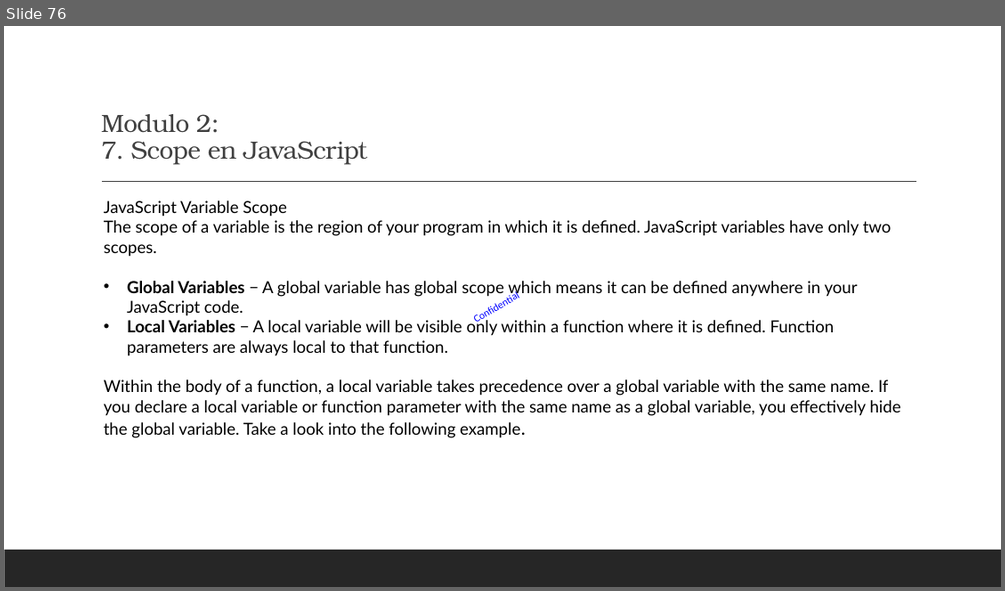
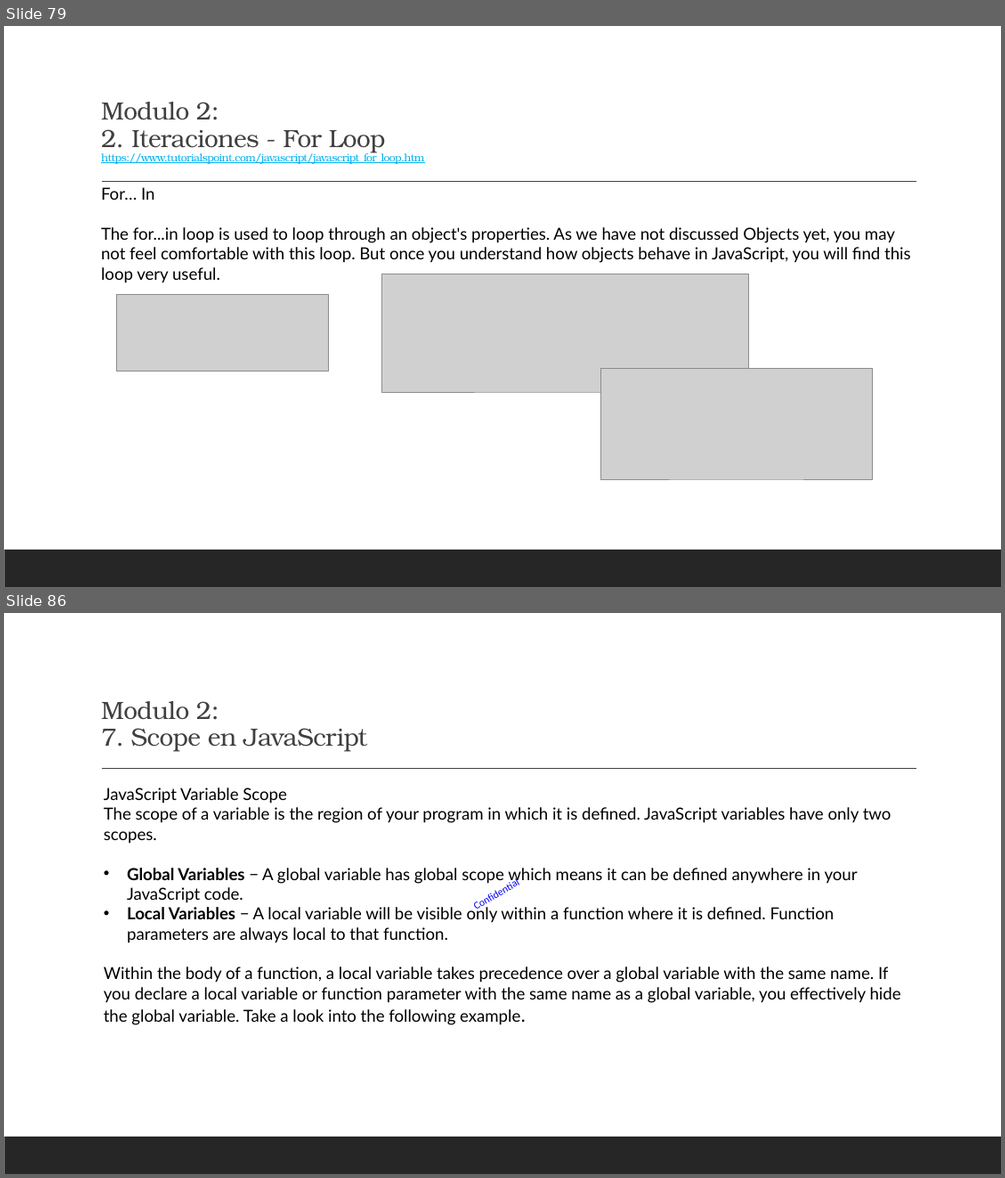
Before and after one commit to elinformatico/curso-javascript-basico, a slide deck: Javascript by Noe Hernandez.pptx. Shown one above the other, each under a label of ours: slide 76 before the commit, slides 79 and 86 after it; the slides between them are not shown. The pictures are 1005x591 and 1005x1178 pixels, drawn with LibreOffice and Linux fonts; fonts in the diff are those of the drawing; grey boxes stand for pictures. Boxes give left, top, right and bottom in pixels: in the first picture for what was removed or moved away, otherwise in the second. Text is boxed around its words. In the diff, an @@ line names an element or a change of style, - is before the commit and + after.

Commit message:
docs: Agregando presentacion JavaScript

```diff
--- a/Javascript by Noe Hernandez.pptx
+++ b/Javascript by Noe Hernandez.pptx
@@ slide 79 added at <box>4,26,1001,587</box>, background #FFFFFF; not listed: 2 template elements that a slide beside it also shows @@
@@ title added at <box>101,102,424,243</box>, 10.5 pt, text #00B0F0, underline @@
+Modulo 2:
+2. Iteraciones - For Loop
+https://www.tutorialspoint.com/javascript/javascript_for_loop.htm
@@ text added at <box>101,187,911,283</box>, 16 pt, text #000000 @@
+For… In
+The for...in loop is used to loop through an object's properties. As we have not discussed Objects yet, you may not feel comfortable with this loop. But once you understand how objects behave in JavaScript, you will find this loop very useful.
@@ picture added at <box>381,274,749,393</box> @@
@@ picture added at <box>116,295,329,370</box> @@
@@ picture added at <box>600,369,872,479</box> @@
@@ what was slide 76 is now slide 86 @@
```
Also in this commit, not shown: 9 slides changed, 9 other slides added, 2 other files.
